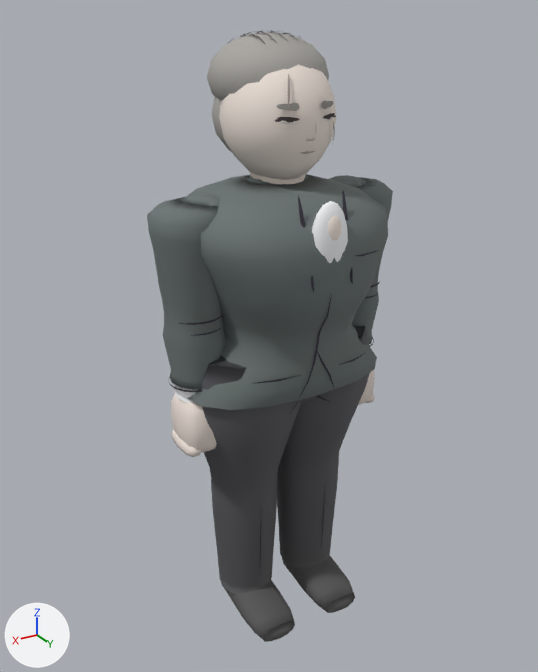
One commit to the glTF model assets/models/ttolbae_a.glb: the scene before it, then after it.
Both versions are drawn from a camera (50 mm lens) standing at (1.189, 1.93, 1.967) and looking at (0.013, -0.03, 0.988). The axes (+X, +Y, +Z) are drawn at lower left. The lights are the same throughout. The older version comes first.

The first picture shows 'Body'.
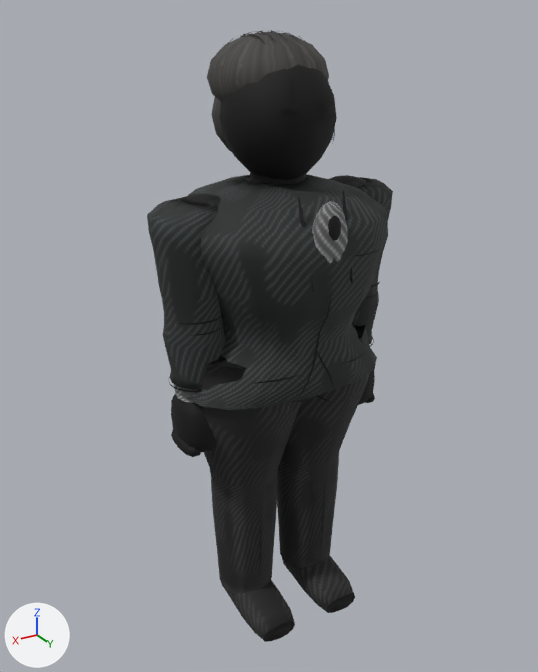
Edits to the bpy script that builds the scene:
```text
Add img_albedo:
    img_albedo = load_image('_albedo', '_unpacked/_albedo', 512, 512, 'sRGB')
Change mat_material_0:
    add n3 = _N.new('ShaderNodeMix'); n3.name = 'Mix'
    add n3.data_type = 'RGBA'
    add n3.blend_type = 'MULTIPLY'
    add n3.inputs[0].default_value = 1.0  # 'Factor'
    add n4 = _N.new('ShaderNodeTexImage'); n4.name = 'Image Texture'
    add n4.image = img_albedo
    where n2 = _N.new('ShaderNodeVertexColor'); n2.name = 'Color Attribute'
    where n0 = _N.new('ShaderNodeBsdfPrincipled'); n0.name = 'Principled BSDF'
    remove _L.new(n2.outputs[0], n0.inputs[0])  # 'Color' to 'Base Color'
    add _L.new(n3.outputs[2], n0.inputs[0])  # 'Result' to 'Base Color'
    add _L.new(n2.outputs[0], n3.inputs[7])  # 'Color' to 'B'
    add _L.new(n4.outputs[0], n3.inputs[6])  # 'Color' to 'A'
Change me_mesh_0:
    where me_mesh_0.from_pydata(...)  # 4024 vertices, 7134 faces; spans x -0.42..0.42, y -0.31..0.31, z -0.04..1.93
    used by ob_body; location = (0.0, 0.0, 0.0)
    me_mesh_0 part 1: texture (UV) coordinates changed
```

Boxes (x1, y1, x2, y2) around the edits, measured in the pictures (538 x 672 px):
'Body', surface changed (grey to black): (147, 30, 393, 642) in both
